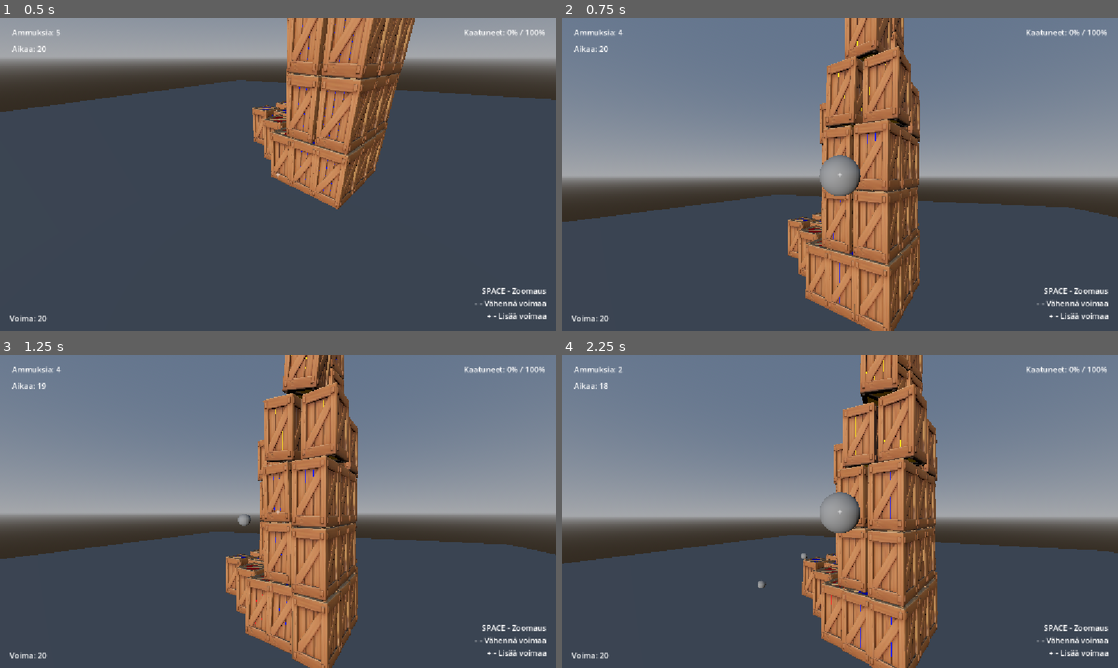
Above: before the commit, frames 1-4 (two rows, left to right).
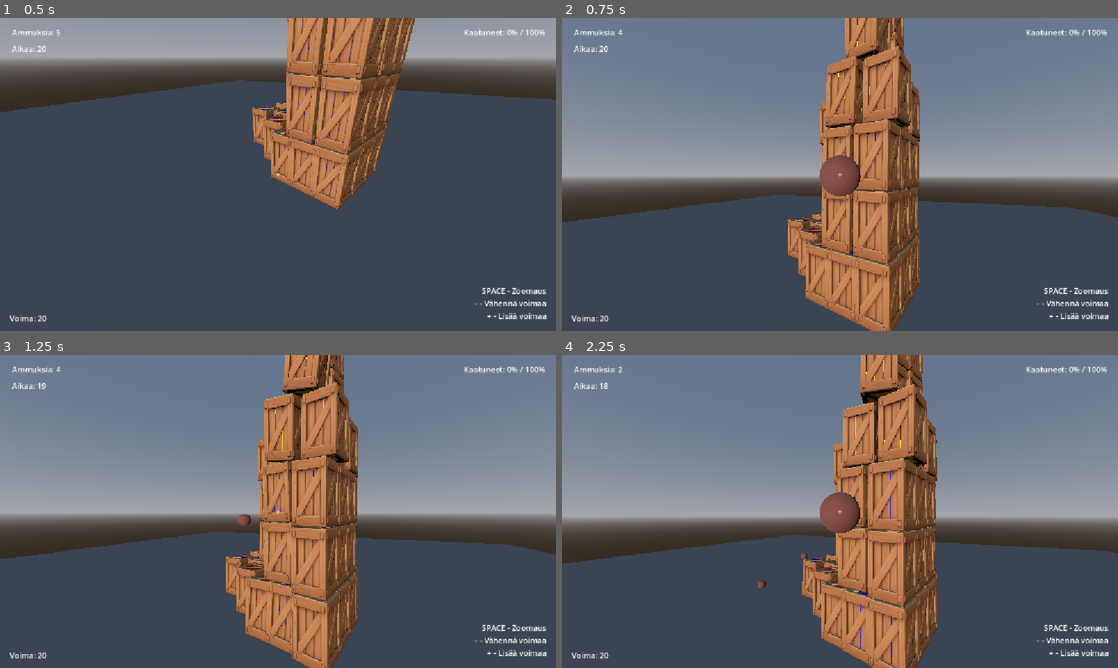
Above: after the commit, the same moments.

Repository: santtu-kumpulainen/3d-fysiikkapeli
Game: Godot game, scene res://scenes/levels/level_2.tscn
Two runs of this game, one before a commit and one after it. Both use one fixed random seed, a clock stepped at 60 frames per second and the inputs below. This scene is started directly instead of the project's main scene.
Inputs (mouse positions are in pixels of both pictures, inside the frame that each line leads up to):
- Up to frame 1 (0.5 s): no input
- Up to frame 2 (0.75 s): tap Enter at 0.5 s; move the mouse to (867, 174) at 0.52 s; tap R at 0.6 s; click (867, 174) at 0.67 s
- Up to frame 3 (1.25 s): tap Space at 0.77 s
- Up to frame 4 (2.25 s): move the mouse to (812, 511) at 1.27 s; tap R at 1.35, 2.1 s; click (812, 511) at 1.42 s; tap Space at 1.52 s; move the mouse to (851, 505) at 2.02 s; click (851, 505) at 2.17 s

Frame 1 is identical in both runs. In frame 2, 0.7% of the frame differs, in the area x 46-54%, y 43-57%; in frame 3, less than 0.1%; in frame 4, 0.8%, in the area x 35-54%, y 43-75%.

Commit message:
Fixed menu buttons and added mesh color to projectile ammo

Diff:
--- a/3d_fysiikkapeli/scenes/levels/level_2.tscn
+++ b/3d_fysiikkapeli/scenes/levels/level_2.tscn
@@ -286,28 +286,6 @@
 text = "Voima: 20"
 vertical_alignment = 2
 
-[node name="CenterContainer" type="CenterContainer" parent="CanvasLayer" unique_id=923723710]
-anchors_preset = 8
-anchor_left = 0.5
-anchor_top = 0.5
-anchor_right = 0.5
-anchor_bottom = 0.5
-offset_left = -575.0
-offset_top = -325.5
-offset_right = 575.0
-offset_bottom = 325.5
-grow_horizontal = 2
-grow_vertical = 2
-size_flags_vertical = 3
-accessibility_region = true
-
-[node name="VBoxContainer" type="VBoxContainer" parent="CanvasLayer/CenterContainer" unique_id=1787761427]
-layout_mode = 2
-
-[node name="RetryButton" type="Button" parent="CanvasLayer/CenterContainer/VBoxContainer" unique_id=882679234]
-layout_mode = 2
-text = "yritä uudelleen"
-
 [node name="CenterContainer2" type="CenterContainer" parent="CanvasLayer" unique_id=1292225859]
 offset_right = 1154.0
 offset_bottom = 735.0
@@ -315,6 +293,10 @@
 [node name="VBoxContainer" type="VBoxContainer" parent="CanvasLayer/CenterContainer2" unique_id=1485710705]
 layout_mode = 2
 
+[node name="RetryButton" type="Button" parent="CanvasLayer/CenterContainer2/VBoxContainer" unique_id=882679234]
+layout_mode = 2
+text = "yritä uudelleen"
+
 [node name="MenuButton" type="Button" parent="CanvasLayer/CenterContainer2/VBoxContainer" unique_id=1642725603]
 layout_mode = 2
 text = "Aloitusvalikkoon"
--- a/3d_fysiikkapeli/scenes/projectile.tscn
+++ b/3d_fysiikkapeli/scenes/projectile.tscn
@@ -3,9 +3,23 @@
 [sub_resource type="SphereShape3D" id="SphereShape3D_py7em"]
 radius = 0.25
 
+[sub_resource type="MeshTexture" id="MeshTexture_t1fed"]
+
+[sub_resource type="StandardMaterial3D" id="StandardMaterial3D_telwu"]
+albedo_color = Color(0.87509596, 0.27936277, 0.52374595, 1)
+albedo_texture = SubResource("MeshTexture_t1fed")
+
+[sub_resource type="StandardMaterial3D" id="StandardMaterial3D_brpd5"]
+albedo_color = Color(0.5129698, 0.2825941, 0.24618797, 1)
+
+[sub_resource type="StandardMaterial3D" id="StandardMaterial3D_py7em"]
+
 [sub_resource type="SphereMesh" id="SphereMesh_t1fed"]
+material = SubResource("StandardMaterial3D_py7em")
 radius = 0.25
 height = 0.5
+
+[sub_resource type="StandardMaterial3D" id="StandardMaterial3D_c2ln5"]
 
 [node name="Projectile" type="RigidBody3D" unique_id=765478939]
 
@@ -13,4 +27,7 @@
 shape = SubResource("SphereShape3D_py7em")
 
 [node name="MeshInstance3D" type="MeshInstance3D" parent="." unique_id=1702409920]
+material_override = SubResource("StandardMaterial3D_telwu")
+material_overlay = SubResource("StandardMaterial3D_brpd5")
 mesh = SubResource("SphereMesh_t1fed")
+surface_material_override/0 = SubResource("StandardMaterial3D_c2ln5")
--- a/3d_fysiikkapeli/scenes/root.gd
+++ b/3d_fysiikkapeli/scenes/root.gd
@@ -175,7 +175,7 @@
 
 	# Odota fysiikan käsittelyä viimeisen laukauksen jälkeen.
 	if ammo_left == 0:
-		await get_tree().create_timer(3.0).timeout
+		await get_tree().create_timer(5.0).timeout
 		if not game_over:
 			end_game(false)
 
@@ -209,13 +209,13 @@
 	var percentage = get_fallen_percentage()
 	score_label.text = "Kaatuneet: %d%% / 100%%" % percentage
 
-
+## star rating
 func get_star_rating(percentage: int) -> String:
 	if percentage >= 100:
 		return "★★★"
-	elif percentage >= 90:
+	elif percentage >= 80:
 		return "★★"
-	elif percentage >= 80:
+	elif percentage >= 65:
 		return "★"
 	else:
 		return "Ei tähtiä"
@@ -289,10 +289,10 @@
 		2:
 			explode(block)
 
-
+## explosive
 func explode(block: RigidBody3D) -> void:
 	var explosion_radius := 4.0
-	var explosion_force := 8.0
+	var explosion_force := 5.0
 
 	for other in get_tree().get_nodes_in_group("tower_boxes"):
 		if other == block:
--- a/3d_fysiikkapeli/scenes/root.tscn
+++ b/3d_fysiikkapeli/scenes/root.tscn
@@ -168,28 +168,6 @@
 text = "Voima: 20"
 vertical_alignment = 2
 
-[node name="CenterContainer" type="CenterContainer" parent="CanvasLayer" unique_id=581643858]
-anchors_preset = 8
-anchor_left = 0.5
-anchor_top = 0.5
-anchor_right = 0.5
-anchor_bottom = 0.5
-offset_left = -575.0
-offset_top = -325.5
-offset_right = 575.0
-offset_bottom = 325.5
-grow_horizontal = 2
-grow_vertical = 2
-size_flags_vertical = 3
-accessibility_region = true
-
-[node name="VBoxContainer" type="VBoxContainer" parent="CanvasLayer/CenterContainer" unique_id=1724268909]
-layout_mode = 2
-
-[node name="RetryButton" type="Button" parent="CanvasLayer/CenterContainer/VBoxContainer" unique_id=2151422]
-layout_mode = 2
-text = "yritä uudelleen"
-
 [node name="CenterContainer2" type="CenterContainer" parent="CanvasLayer" unique_id=352968692]
 offset_right = 1154.0
 offset_bottom = 735.0
@@ -197,6 +175,10 @@
 [node name="VBoxContainer" type="VBoxContainer" parent="CanvasLayer/CenterContainer2" unique_id=778724440]
 layout_mode = 2
 
+[node name="RetryButton" type="Button" parent="CanvasLayer/CenterContainer2/VBoxContainer" unique_id=2151422]
+layout_mode = 2
+text = "yritä uudelleen"
+
 [node name="MenuButton" type="Button" parent="CanvasLayer/CenterContainer2/VBoxContainer" unique_id=2068968793]
 layout_mode = 2
 text = "Aloitusvalikkoon"
Not shown: 2 places in 3d_fysiikkapeli/scenes/box.tscn that only renumber resources
